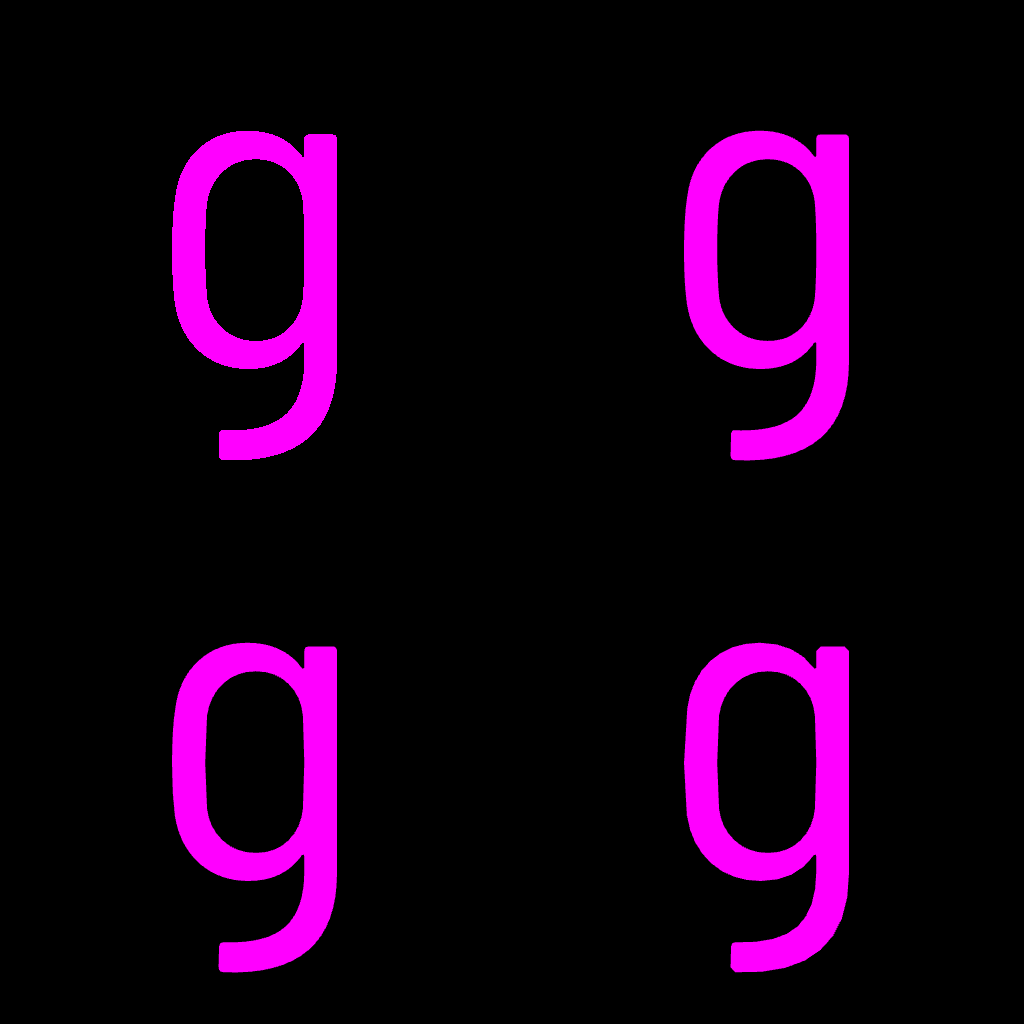
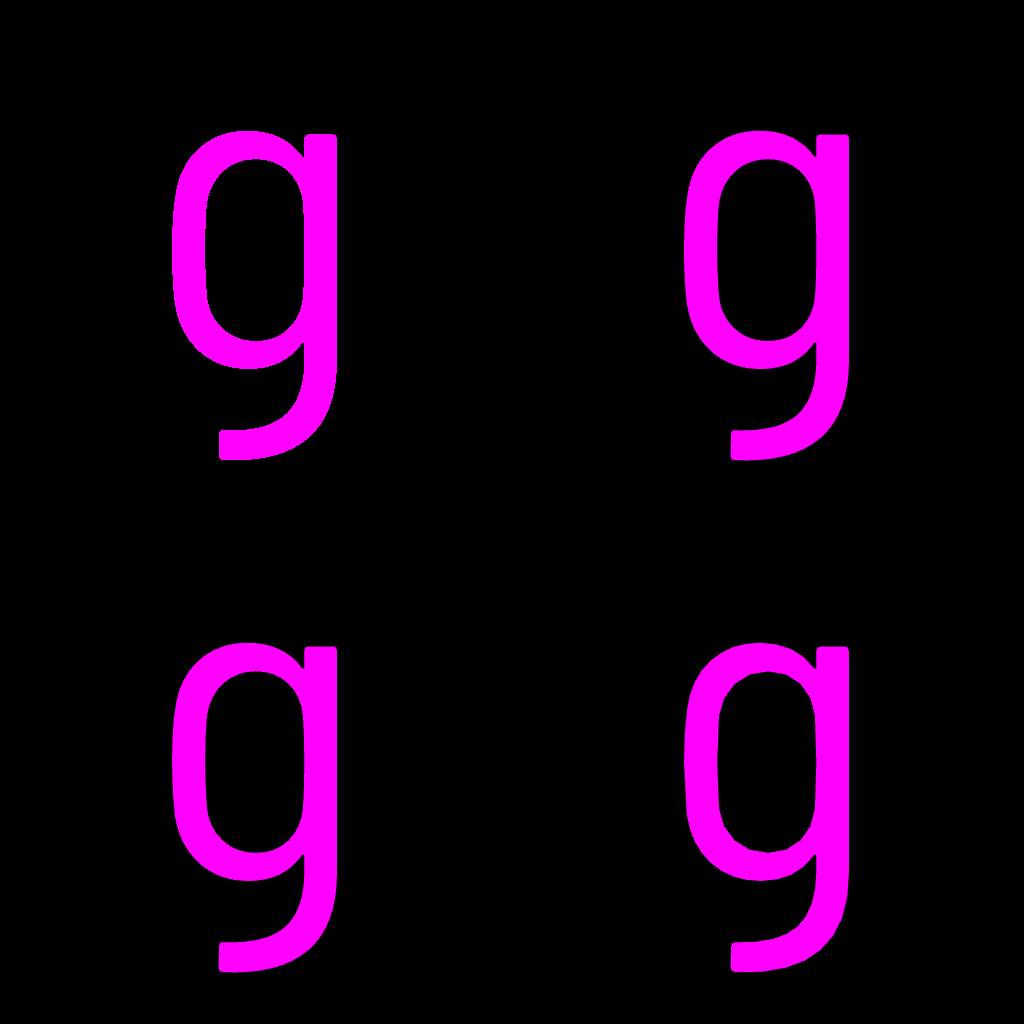
The second 1024px x 1024px image is a revision of the first. Changes to its layers:
renamed "3" to "ASA-3", painted on it over bbox(205, 718, 305, 946)
renamed "6" to "ASA-13", painted on it over bbox(684, 646, 849, 972)
